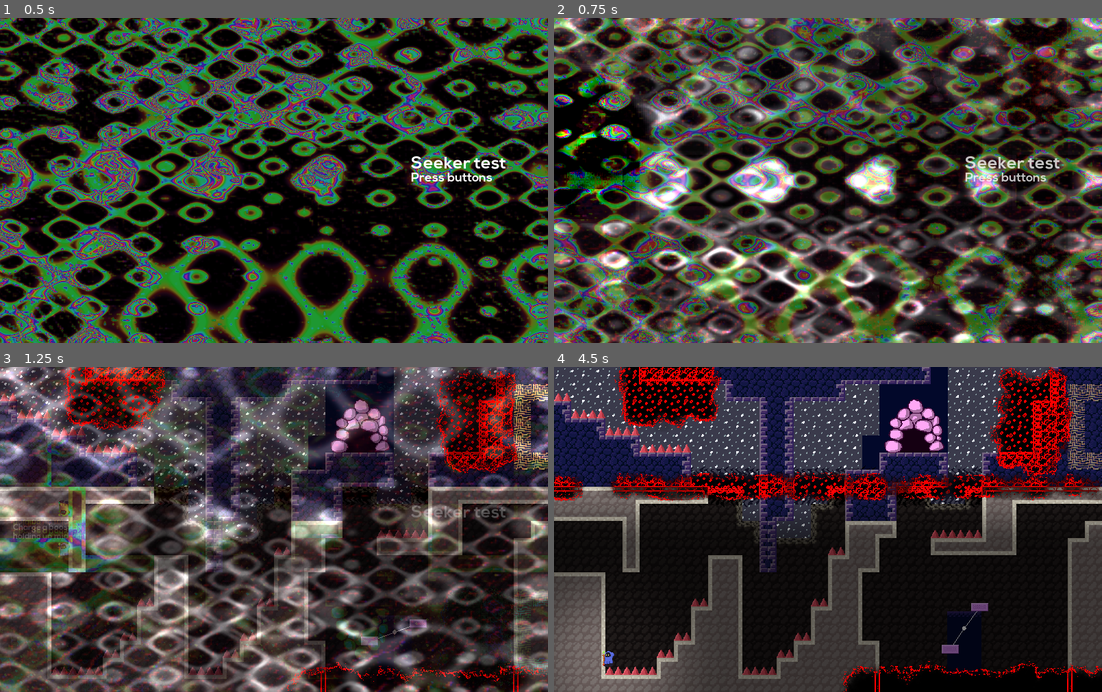
Above: before the commit, frames 1-4 (two rows, left to right).
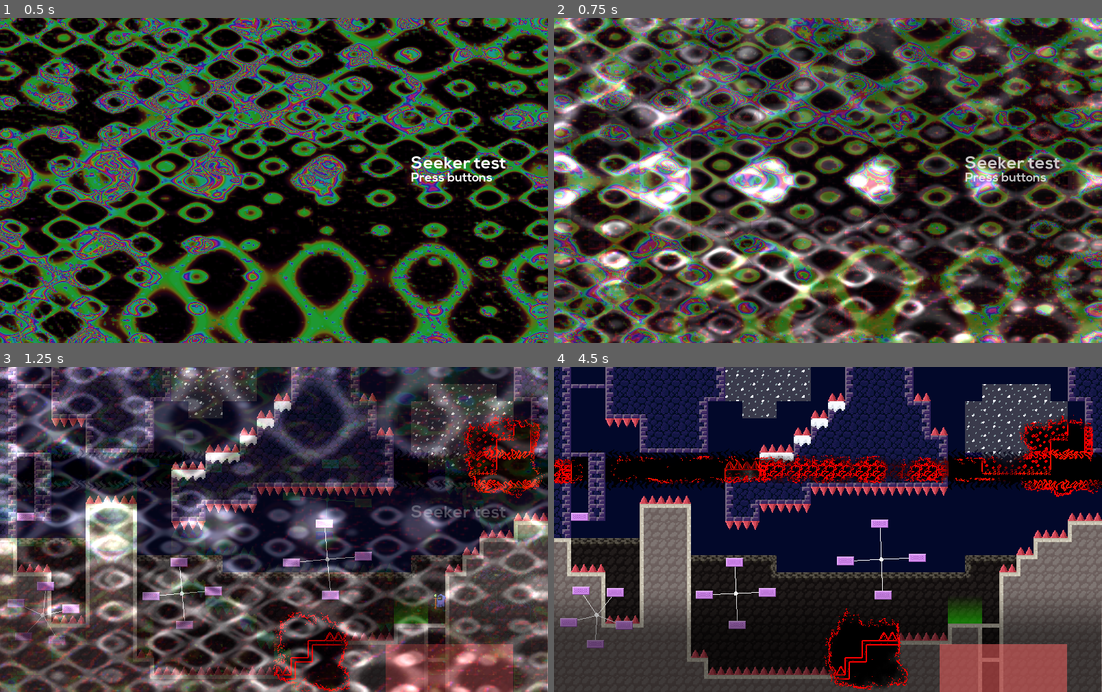
Above: after the commit, the same moments.

Repository: Synthasmagoria/Project-Seeker
Game: Godot game, scene res://ui/menu/menu.tscn
The game is run twice, just before and just after one commit, with the same random seed, the same clock (stepped at 60 frames per second) and the same inputs.
Inputs (mouse positions are in pixels of both pictures, inside the frame that each line leads up to):
- Up to frame 1 (0.5 s): no input
- Up to frame 2 (0.75 s): tap Enter (ui_accept) at 0.5 s; move the mouse to (948, 164) at 0.52 s; hold Right (right) from 0.53 s (still down); tap Z (attack) at 0.6 s
- Up to frame 3 (1.25 s): keep holding Right (right); tap Shift (jump) at 0.77 s
- Up to frame 4 (4.5 s): move the mouse to (718, 545) at 1.27 s; release Right (right) at 1.28 s; hold Down (down) 1.28-2.03 s; tap Ctrl (control) at 1.35 s; tap Shift (jump) at 1.52, 3.02, 3.77 s; move the mouse to (882, 458) at 2.02 s; hold Right (right) 2.03-2.78 s; click (882, 458) at 2.1 s; move the mouse to (800, 594) at 2.77 s; hold Up (up) 2.78-3.53 s; tap Z (attack) at 2.85 s; move the mouse to (992, 578) at 3.52 s; hold Ctrl (control) 3.53-4.28 s; hold Left (left) from 3.53 s (still down); move the mouse to (663, 480) at 4.27 s; click (663, 480) at 4.35 s

Frame 1 is identical in both runs. In frame 2, 27% of the frame differs, in the area x 0-100%, y 0-100%; in frame 3, 63%; in frame 4, 78%.

Commit message:
Added checkpoints

Diff:
--- a/project/levels/underground 2/chase.tscn
+++ b/project/levels/underground 2/chase.tscn
@@ -7,6 +7,7 @@
 [ext_resource path="res://objects/platform/platform.tscn" type="PackedScene" id=5]
 [ext_resource path="res://objects/hiding spot/hiding_spot.tscn" type="PackedScene" id=6]
 [ext_resource path="res://levels/underground 2/music/underground.wav" type="AudioStream" id=7]
+[ext_resource path="res://objects/checkpoint/voluntary_checkpoint.tscn" type="PackedScene" id=8]
 
 [sub_resource type="Curve2D" id=1]
 _data = {
@@ -71,7 +72,7 @@
 position = Vector2( 752, 1736 )
 
 [node name="HidingSpot" parent="Middle" index="5" instance=ExtResource( 6 )]
-position = Vector2( 656, 1680 )
+position = Vector2( 688, 1682 )
 
 [node name="Platform3" parent="Middle" index="6" instance=ExtResource( 5 )]
 position = Vector2( 640, 584 )
@@ -112,6 +113,9 @@
 [node name="CurseSpawner" parent="Foreground/Sprite" index="0"]
 modulate = Color( 0.498039, 1, 0.831373, 0.5 )
 
+[node name="Area2D" parent="Foreground" index="2" instance=ExtResource( 8 )]
+position = Vector2( 608, 1728 )
+
 [node name="PlayerStart" parent="." index="4"]
 position = Vector2( 752, 1800 )
 
--- a/project/levels/underground 2/first_boost.tscn
+++ b/project/levels/underground 2/first_boost.tscn
@@ -11,6 +11,7 @@
 [ext_resource path="res://objects/popup.gd" type="Script" id=9]
 [ext_resource path="res://ui/menu/Nexa Bold.otf" type="DynamicFontData" id=10]
 [ext_resource path="res://reusables/follow_2d.gd" type="Script" id=11]
+[ext_resource path="res://objects/checkpoint/voluntary_checkpoint.tscn" type="PackedScene" id=12]
 
 [sub_resource type="Animation" id=1]
 length = 0.001
@@ -175,4 +176,7 @@
 text = "Charge a boost by
 holding up mid-air"
 
+[node name="Area2D" parent="." index="4" instance=ExtResource( 12 )]
+position = Vector2( 64, 384 )
+
 [editable path="Background/CurseSpawner"]
--- a/project/levels/underground 2/first_curse_encounter.tscn
+++ b/project/levels/underground 2/first_curse_encounter.tscn
@@ -20,6 +20,7 @@
 [ext_resource path="res://objects/popup.gd" type="Script" id=18]
 [ext_resource path="res://ui/menu/Nexa Bold.otf" type="DynamicFontData" id=19]
 [ext_resource path="res://levels/underground 2/misc/darkness_gradient.tres" type="Texture" id=20]
+[ext_resource path="res://objects/checkpoint/voluntary_checkpoint.tscn" type="PackedScene" id=21]
 
 [sub_resource type="RectangleShape2D" id=1]
 extents = Vector2( 381, 10 )
@@ -197,4 +198,7 @@
 by pressing up by the
 pink rocks"
 
+[node name="Area2D" parent="Foreground" index="7" instance=ExtResource( 21 )]
+position = Vector2( 832, 512 )
+
 [editable path="Middle/NodeWheelState2"]
--- a/project/levels/underground 2/forced_stomp.tscn
+++ b/project/levels/underground 2/forced_stomp.tscn
@@ -10,6 +10,7 @@
 [ext_resource path="res://reusables/follow_2d.gd" type="Script" id=8]
 [ext_resource path="res://reusables/flashlight.png" type="Texture" id=9]
 [ext_resource path="res://levels/underground 2/music/underground.wav" type="AudioStream" id=10]
+[ext_resource path="res://objects/checkpoint/voluntary_checkpoint.tscn" type="PackedScene" id=11]
 
 [sub_resource type="RectangleShape2D" id=6]
 
@@ -20,7 +21,6 @@
 [node name="Solids" parent="." index="0"]
 position = Vector2( -1, 0 )
 tile_data = PoolIntArray( -65514, 0, 0, 0, 0, 0, 1, 0, 0, 2, 0, 0, 3, 0, 0, 4, 0, 0, 5, 0, 0, 6, 0, 0, 7, 0, 0, 8, 0, 0 …(7920 unchanged characters)…
-visibility_on_ready = true
 
 [node name="MountainRock" parent="Background" index="0"]
 tile_data = PoolIntArray( -65513, 1, 0, -65512, 1, 0, -65511, 1, 0, 23, 1, 0, 24, 1, 0, 25, 1, 0, 65539, 1, 0, 65559, 1 …(9934 unchanged characters)…
@@ -28,8 +28,11 @@
 [node name="Rock" parent="Background" index="1"]
 tile_data = PoolIntArray( 1966079, 0, 0, 1900544, 0, 1, 1900545, 0, 1, 1900546, 0, 1, 1900547, 0, 1, 1900548, 0, 1, 190 …(5676 unchanged characters)…
 
+[node name="CurseSpawner" parent="Background" index="3"]
+position = Vector2( 512, 800 )
+
 [node name="PlayerStart" parent="Middle" index="0"]
-position = Vector2( 320, 480 )
+position = Vector2( 808, 1056 )
 
 [node name="MountainRock" parent="Middle" index="1"]
 tile_data = PoolIntArray( -1, 0, 1, -65536, 0, 2, -65535, 0, 2, -65534, 0, 2, -65533, 0, 2, -65532, 0, 2, -65531, 0, 2, …(7569 unchanged characters)…
@@ -43,13 +46,7 @@
 [node name="Spikes" parent="Middle" index="4"]
 tile_data = PoolIntArray( 1114146, 0, 0, 1114147, 0, 0, 1114148, 0, 0, 1114149, 0, 0, 1114150, 0, 0, 1114151, 0, 0, 111 …(1677 unchanged characters)…
 
-[node name="CurseSpawner" parent="Middle" index="5"]
-position = Vector2( 512, 832 )
-
-[node name="CurseSpawner" parent="Middle/CurseSpawner" index="0"]
-modulate = Color( 0.498039, 1, 0.831373, 0.5 )
-
-[node name="NodeWheelState" parent="Middle" index="6" instance=ExtResource( 2 )]
+[node name="NodeWheelState" parent="Middle" index="5" instance=ExtResource( 2 )]
 position = Vector2( 80, 1072 )
 angular_velocity = -300.0
 automatic_distance = 54.164
@@ -73,7 +70,7 @@
 [node name="Platform5" parent="Middle/NodeWheelState" index="5" instance=ExtResource( 3 )]
 position = Vector2( -51.513, -16.7376 )
 
-[node name="NodeWheelState2" parent="Middle" index="7" instance=ExtResource( 2 )]
+[node name="NodeWheelState2" parent="Middle" index="6" instance=ExtResource( 2 )]
 position = Vector2( 612, 968 )
 angular_velocity = 250.0
 first_state = "Spin"
@@ -90,7 +87,7 @@
 [node name="Platform4" parent="Middle/NodeWheelState2" index="4" instance=ExtResource( 3 )]
 position = Vector2( -67.184, 1.01445e-05 )
 
-[node name="NodeWheelState3" parent="Middle" index="8" instance=ExtResource( 2 )]
+[node name="NodeWheelState3" parent="Middle" index="7" instance=ExtResource( 2 )]
 position = Vector2( 340, 1032 )
 angular_velocity = 250.0
 automatic_distance = 58.504
@@ -108,7 +105,7 @@
 [node name="Platform4" parent="Middle/NodeWheelState3" index="4" instance=ExtResource( 3 )]
 position = Vector2( -58.504, 8.83386e-06 )
 
-[node name="NodeWheelState4" parent="Middle" index="9" instance=ExtResource( 2 )]
+[node name="NodeWheelState4" parent="Middle" index="8" instance=ExtResource( 2 )]
 position = Vector2( 440, 376 )
 angular_velocity = -250.0
 automatic_distance = 58.504
@@ -126,49 +123,51 @@
 [node name="Platform4" parent="Middle/NodeWheelState4" index="4" instance=ExtResource( 3 )]
 position = Vector2( -58.504, 8.83386e-06 )
 
-[node name="Platform3" parent="Middle" index="10" instance=ExtResource( 3 )]
+[node name="Platform3" parent="Middle" index="9" instance=ExtResource( 3 )]
 position = Vector2( 816, 1224 )
 script = ExtResource( 4 )
 
-[node name="Platform6" parent="Middle" index="11" instance=ExtResource( 3 )]
+[node name="Platform6" parent="Middle" index="10" instance=ExtResource( 3 )]
 position = Vector2( 48, 888 )
 
-[node name="Platform4" parent="Middle" index="12" instance=ExtResource( 3 )]
+[node name="Platform4" parent="Middle" index="11" instance=ExtResource( 3 )]
 position = Vector2( 816, 1096 )
 script = ExtResource( 4 )
 
-[node name="Platform5" parent="Middle" index="13" instance=ExtResource( 3 )]
+[node name="Platform5" parent="Middle" index="12" instance=ExtResource( 3 )]
 position = Vector2( 816, 1160 )
 script = ExtResource( 4 )
 
-[node name="Platform2" parent="Middle" index="14" instance=ExtResource( 3 )]
+[node name="Platform2" parent="Middle" index="13" instance=ExtResource( 3 )]
 position = Vector2( 64, 648 )
 scale = Vector2( 2, 1 )
 script = ExtResource( 4 )
 
-[node name="Platform7" parent="Middle" index="15" instance=ExtResource( 3 )]
+[node name="Platform7" parent="Middle" index="14" instance=ExtResource( 3 )]
 position = Vector2( 48, 776 )
 script = ExtResource( 4 )
 
-[node name="Platform8" parent="Middle" index="16" instance=ExtResource( 3 )]
+[node name="Platform8" parent="Middle" index="15" instance=ExtResource( 3 )]
 position = Vector2( 752, 152 )
 
-[node name="Platform9" parent="Middle" index="17" instance=ExtResource( 3 )]
+[node name="Platform9" parent="Middle" index="16" instance=ExtResource( 3 )]
 position = Vector2( 752, 40 )
 script = ExtResource( 4 )
 
-[node name="WarpUp" type="Area2D" parent="Middle" index="18"]
+[node name="WarpUp" type="Area2D" parent="Middle" index="17"]
 position = Vector2( 752, -16 )
 collision_layer = 0
 collision_mask = 2
 monitorable = false
 script = ExtResource( 6 )
-level_scene_path = "res://levels/underground 2/stomp.tscn"
+level_scene_path = "res://levels/underground 2/chase.tscn"
+displace_using_level_bounds = false
+displacement = Vector2( 0, 1824 )
 
 [node name="CollisionShape2D" type="CollisionShape2D" parent="Middle/WarpUp" index="0"]
 shape = SubResource( 6 )
 
-[node name="WarpDown" type="Area2D" parent="Middle" index="19"]
+[node name="WarpDown" type="Area2D" parent="Middle" index="18"]
 position = Vector2( 816, 1232 )
 collision_layer = 0
 collision_mask = 2
@@ -179,52 +178,59 @@
 [node name="CollisionShape2D" type="CollisionShape2D" parent="Middle/WarpDown" index="0"]
 shape = SubResource( 6 )
 
-[node name="HidingSpot" parent="Middle" index="20" instance=ExtResource( 7 )]
+[node name="HidingSpot" parent="Middle" index="19" instance=ExtResource( 7 )]
 position = Vector2( 280, 464 )
 
-[node name="HidingSpot2" parent="Middle" index="21" instance=ExtResource( 7 )]
+[node name="HidingSpot2" parent="Middle" index="20" instance=ExtResource( 7 )]
 position = Vector2( 928, 344 )
 
-[node name="PlayerLight" type="Light2D" parent="Foreground" index="1"]
+[node name="Dim" parent="Foreground" index="0"]
+position = Vector2( -1, 784 )
+
+[node name="Node2D" type="Node2D" parent="Foreground" index="1"]
+
+[node name="PlayerLight" type="Light2D" parent="Foreground/Node2D" index="0"]
 visible = false
-position = Vector2( -240, -176 )
 scale = Vector2( 4, 4 )
 z_index = 3
+enabled = false
 texture = ExtResource( 9 )
 energy = 0.0
 script = ExtResource( 8 )
 on_ready = true
 follow_group = "player"
 
-[node name="VisibleOnReady" type="Node2D" parent="Foreground" index="2"]
-position = Vector2( 0, 720 )
+[node name="CurseArea3" parent="Foreground" index="2" instance=ExtResource( 5 )]
+modulate = Color( 0.498039, 1, 0.831373, 0.5 )
+position = Vector2( 584, 1144 )
+extents = Vector2( 48, 48 )
+
+[node name="CurseArea4" parent="Foreground" index="3" instance=ExtResource( 5 )]
+modulate = Color( 0.498039, 1, 0.831373, 0.5 )
+position = Vector2( 944, 776 )
+extents = Vector2( 48, 48 )
+
+[node name="CurseArea5" parent="Foreground" index="4" instance=ExtResource( 5 )]
+modulate = Color( 0.498039, 1, 0.831373, 0.5 )
+position = Vector2( 984, 24 )
+extents = Vector2( 48, 64 )
+
+[node name="FollowPlayer" parent="Foreground" index="5"]
 script = ExtResource( 8 )
 on_ready = true
-follow_group = "camera"
-
-[node name="PlayerLight" type="Light2D" parent="Foreground/VisibleOnReady" index="0"]
-position = Vector2( -240, -176 )
-scale = Vector2( 4, 4 )
-z_index = 3
-texture = ExtResource( 9 )
-script = ExtResource( 8 )
-on_ready = true
+offset = Vector2( 0, 0 )
 follow_group = "player"
 
-[node name="CurseArea3" parent="Foreground" index="3" instance=ExtResource( 5 )]
-position = Vector2( 584, 1144 )
-extents = Vector2( 48, 48 )
-
-[node name="CurseArea4" parent="Foreground" index="4" instance=ExtResource( 5 )]
-position = Vector2( 944, 776 )
-extents = Vector2( 48, 48 )
-
-[node name="CurseArea5" parent="Foreground" index="5" instance=ExtResource( 5 )]
-position = Vector2( 984, 24 )
-extents = Vector2( 48, 64 )
-
-[node name="LightChecker" parent="Foreground" index="7"]
-position = Vector2( 536, 632 )
-
-[editable path="Middle/CurseSpawner"]
+[node name="LightChecker" parent="Foreground" index="6"]
+visible = true
+position = Vector2( 840, 1304 )
+scale = Vector2( 7.44, 11.12 )
+
+[node name="Area2D" parent="Foreground" index="9" instance=ExtResource( 11 )]
+position = Vector2( 192, 544 )
+
+[node name="Area2D2" parent="Foreground" index="10" instance=ExtResource( 11 )]
+position = Vector2( 768, 1088 )
+
+[editable path="Background/CurseSpawner"]
 [editable path="Middle/NodeWheelState"]
--- a/project/levels/underground 2/long_boost.tscn
+++ b/project/levels/underground 2/long_boost.tscn
@@ -9,6 +9,7 @@
 [ext_resource path="res://objects/node wheel/path follow/node_wheel_path_follow.tscn" type="PackedScene" id=7]
 [ext_resource path="res://objects/curse/area.tscn" type="PackedScene" id=8]
 [ext_resource path="res://levels/underground 2/music/underground.wav" type="AudioStream" id=9]
+[ext_resource path="res://objects/checkpoint/voluntary_checkpoint.tscn" type="PackedScene" id=10]
 
 [sub_resource type="RectangleShape2D" id=1]
 extents = Vector2( 10, 161 )
@@ -18,6 +19,15 @@
 "points": PoolVector2Array( 0, 0, 0, 0, 728, 184, 0, 0, 0, 0, 728, 168 )
 }
 
+[sub_resource type="Gradient" id=3]
+offsets = PoolRealArray( 0, 0.217742, 0.270161, 1 )
+colors = PoolColorArray( 0, 0, 0, 0, 0, 0, 0, 0.635294, 0, 0, 0, 1, 0, 0, 0, 1 )
+
+[sub_resource type="GradientTexture2D" id=4]
+gradient = SubResource( 3 )
+width = 32
+fill_to = Vector2( 0, 1 )
+
 [node name="Level" instance=ExtResource( 1 )]
 music = ExtResource( 9 )
 size = Vector2( 1024, 1216 )
@@ -40,10 +50,7 @@
 [node name="Spikes" parent="Middle" index="4"]
 tile_data = PoolIntArray( 131118, 2, 0, 131119, 2, 0, 262186, 2, 0, 262187, 2, 0, 262188, 2, 0, 262189, 2, 0, 327736, 0 …(1641 unchanged characters)…
 
-[node name="CurseSpawner" parent="Middle/CurseSpawner" index="0"]
-modulate = Color( 0.498039, 1, 0.831373, 0.5 )
-
-[node name="WarpLeft" type="Area2D" parent="Middle" index="6"]
+[node name="WarpLeft" type="Area2D" parent="Middle" index="5"]
 position = Vector2( -16, 328 )
 collision_layer = 0
 collision_mask = 2
@@ -54,7 +61,7 @@
 [node name="CollisionShape2D" type="CollisionShape2D" parent="Middle/WarpLeft" index="0"]
 shape = SubResource( 1 )
 
-[node name="WarpRight" type="Area2D" parent="Middle" index="7"]
+[node name="WarpRight" type="Area2D" parent="Middle" index="6"]
 position = Vector2( 1040, 1040 )
 collision_layer = 0
 collision_mask = 2
@@ -66,7 +73,7 @@
 [node name="CollisionShape2D" type="CollisionShape2D" parent="Middle/WarpRight" index="0"]
 shape = SubResource( 1 )
 
-[node name="NodeWheelState" parent="Middle" index="8" instance=ExtResource( 4 )]
+[node name="NodeWheelState" parent="Middle" index="7" instance=ExtResource( 4 )]
 position = Vector2( 160, 432 )
 angular_velocity = -100.0
 automatic_distance = 55.791
@@ -84,7 +91,7 @@
 [node name="Platform4" parent="Middle/NodeWheelState" index="4" instance=ExtResource( 5 )]
 position = Vector2( -55.791, 8.42421e-06 )
 
-[node name="NodeWheelState3" parent="Middle" index="9" instance=ExtResource( 4 )]
+[node name="NodeWheelState3" parent="Middle" index="8" instance=ExtResource( 4 )]
 position = Vector2( 232, 704 )
 angular_velocity = -150.0
 automatic_distance = 55.791
@@ -102,7 +109,7 @@
 [node name="Platform4" parent="Middle/NodeWheelState3" index="4" instance=ExtResource( 5 )]
 position = Vector2( -55.791, 8.42421e-06 )
 
-[node name="NodeWheelState2" parent="Middle" index="10" instance=ExtResource( 4 )]
+[node name="NodeWheelState2" parent="Middle" index="9" instance=ExtResource( 4 )]
 position = Vector2( 440, 840 )
 angular_velocity = -400.0
 automatic_distance = 55.791
@@ -120,7 +127,7 @@
 [node name="Platform4" parent="Middle/NodeWheelState2" index="4" instance=ExtResource( 5 )]
 position = Vector2( -55.791, 8.42421e-06 )
 
-[node name="NodeWheelState4" parent="Middle" index="11" instance=ExtResource( 4 )]
+[node name="NodeWheelState4" parent="Middle" index="10" instance=ExtResource( 4 )]
 position = Vector2( 496, 416 )
 angular_velocity = -300.0
 automatic_distance = 55.791
@@ -138,7 +145,7 @@
 [node name="Platform4" parent="Middle/NodeWheelState4" index="4" instance=ExtResource( 5 )]
 position = Vector2( -55.791, 8.42421e-06 )
 
-[node name="NodeWheelPath2D" type="Path2D" parent="Middle" index="12"]
+[node name="NodeWheelPath2D" type="Path2D" parent="Middle" index="11"]
 position = Vector2( -32, -16 )
 curve = SubResource( 2 )
 script = ExtResource( 6 )
@@ -169,9 +176,13 @@
 [node name="Platform4" parent="Middle/NodeWheelPath2D/NodeWheelState4" index="4" instance=ExtResource( 5 )]
 position = Vector2( -2.08624, -55.752 )
 
-[node name="CurseArea" parent="Middle" index="13" instance=ExtResource( 8 )]
+[node name="CurseArea" parent="Middle" index="12" instance=ExtResource( 8 )]
+modulate = Color( 0.498039, 1, 0.831373, 0.5 )
 position = Vector2( 664, 1040 )
 extents = Vector2( 128, 32 )
+
+[node name="Dim" parent="Foreground" index="0"]
+texture = SubResource( 4 )
 
 [node name="LightChecker" parent="Foreground" index="2"]
 position = Vector2( 544, 775.04 )
@@ -180,9 +191,12 @@
 [node name="FollowCamera2D" parent="Foreground" index="3"]
 current = false
 
+[node name="Area2D" parent="Foreground" index="5" instance=ExtResource( 10 )]
+position = Vector2( 96, 288 )
+
 [node name="FollowCamera2D" type="Camera2D" parent="." index="4"]
 current = true
 script = ExtResource( 3 )
 
-[editable path="Middle/CurseSpawner"]
+[editable path="Background/CurseSpawner"]
 [editable path="Middle/NodeWheelPath2D/NodeWheelState4"]
--- a/project/levels/underground 2/part_3_start.tscn
+++ b/project/levels/underground 2/part_3_start.tscn
@@ -9,6 +9,9 @@
 [ext_resource path="res://objects/curse/area.tscn" type="PackedScene" id=7]
 [ext_resource path="res://objects/warp.gd" type="Script" id=8]
 [ext_resource path="res://levels/underground 2/music/underground.wav" type="AudioStream" id=9]
+[ext_resource path="res://objects/checkpoint/voluntary_checkpoint.tscn" type="PackedScene" id=10]
+[ext_resource path="res://objects/popup.gd" type="Script" id=11]
+[ext_resource path="res://ui/menu/Nexa Bold.otf" type="DynamicFontData" id=12]
 
 [sub_resource type="RectangleShape2D" id=5]
 extents = Vector2( 437, 10 )
@@ -78,6 +81,12 @@
 "values": [ Vector2( 1, 1 ), Vector2( 1, 4 ) ]
 }
 
+[sub_resource type="RectangleShape2D" id=6]
+extents = Vector2( 37, 10 )
+
+[sub_resource type="DynamicFont" id=7]
+font_data = ExtResource( 12 )
+
 [node name="Level" instance=ExtResource( 1 )]
 music = ExtResource( 9 )
 
@@ -155,14 +164,17 @@
 shape = SubResource( 5 )
 
 [node name="CurseArea" parent="Middle" index="10" instance=ExtResource( 7 )]
+modulate = Color( 0.498039, 1, 0.831373, 0.5 )
 position = Vector2( 200, 296 )
 extents = Vector2( 64, 80 )
 
 [node name="CurseArea2" parent="Middle" index="11" instance=ExtResource( 7 )]
+modulate = Color( 0.498039, 1, 0.831373, 0.5 )
 position = Vector2( 88, 128 )
 extents = Vector2( 100, 40 )
 
 [node name="CurseArea3" parent="Middle" index="12" instance=ExtResource( 7 )]
+modulate = Color( 0.498039, 1, 0.831373, 0.5 )
 position = Vector2( 1024, 280 )
 extents = Vector2( 100, 40 )
 
@@ -177,3 +189,24 @@
 autoplay = "pulse"
 anims/RESET = SubResource( 3 )
 anims/pulse = SubResource( 4 )
+
+[node name="Area2D" parent="Foreground" index="5" instance=ExtResource( 10 )]
+position = Vector2( 512, 352 )
+
+[node name="Popup2D" type="Area2D" parent="Foreground/Area2D" index="2"]
+collision_layer = 0
+collision_mask = 2
+monitorable = false
+script = ExtResource( 11 )
+
+[node name="CollisionShape2D" type="CollisionShape2D" parent="Foreground/Area2D/Popup2D" index="0"]
+shape = SubResource( 6 )
+
+[node name="RichTextLabel" type="RichTextLabel" parent="Foreground/Area2D/Popup2D" index="1"]
+margin_left = -32.0
+margin_top = -74.0
+margin_right = 120.0
+margin_bottom = 7.0
+custom_fonts/normal_font = SubResource( 7 )
+text = "Press up
+to save"
--- a/project/levels/underground 2/platform_momentum.tscn
+++ b/project/levels/underground 2/platform_momentum.tscn
@@ -7,6 +7,7 @@
 [ext_resource path="res://objects/curse/area.tscn" type="PackedScene" id=5]
 [ext_resource path="res://objects/warp.gd" type="Script" id=6]
 [ext_resource path="res://levels/underground 2/music/underground.wav" type="AudioStream" id=7]
+[ext_resource path="res://objects/checkpoint/voluntary_checkpoint.tscn" type="PackedScene" id=8]
 
 [sub_resource type="RectangleShape2D" id=1]
 extents = Vector2( 323.25, 10 )
@@ -148,3 +149,6 @@
 
 [node name="CollisionShape2D" type="CollisionShape2D" parent="Middle/WarpUp" index="0"]
 shape = SubResource( 1 )
+
+[node name="Area2D" parent="Foreground" index="4" instance=ExtResource( 8 )]
+position = Vector2( 448, 544 )
--- a/project/levels/underground 2/stomp.tscn
+++ b/project/levels/underground 2/stomp.tscn
@@ -11,6 +11,7 @@
 [ext_resource path="res://objects/warp.gd" type="Script" id=9]
 [ext_resource path="res://reusables/visibility_on_ready.gd" type="Script" id=10]
 [ext_resource path="res://levels/underground 2/music/underground.wav" type="AudioStream" id=11]
+[ext_resource path="res://objects/checkpoint/voluntary_checkpoint.tscn" type="PackedScene" id=12]
 
 [sub_resource type="Curve2D" id=1]
 _data = {
@@ -181,7 +182,8 @@
 collision_mask = 2
 monitorable = false
 script = ExtResource( 9 )
-level_scene_path = "res://levels/underground 2/long_boost.tscn"
+level_scene_path = "res://levels/underground 2/forced_stomp.tscn"
+displacement = Vector2( 0, 608 )
 
 [node name="CollisionShape2D" type="CollisionShape2D" parent="Middle/WarpUp" index="0"]
 shape = SubResource( 6 )
@@ -190,13 +192,14 @@
 position = Vector2( 816, 72 )
 script = ExtResource( 10 )
 
+[node name="Area2D" parent="Middle" index="12" instance=ExtResource( 12 )]
+position = Vector2( 416, 512 )
+
 [node name="CurseArea" parent="Foreground" index="3" instance=ExtResource( 2 )]
-modulate = Color( 0.498039, 1, 0.831373, 0.5 )
 position = Vector2( 208, 608 )
 extents = Vector2( 92, 32 )
 
 [node name="CurseArea2" parent="Foreground" index="4" instance=ExtResource( 2 )]
-modulate = Color( 0.498039, 1, 0.831373, 0.5 )
 position = Vector2( 816, 560 )
 extents = Vector2( 128, 40 )
 
--- /dev/null
+++ b/project/objects/checkpoint/voluntary_checkpoint.gd
@@ -0,0 +1,5 @@
+extends Area2D
+
+func _process(delta: float) -> void:
+	if Game.player && overlaps_body(Game.player) && Game.player.state_machine.get_current_state().name == "Grounded" && Input.is_action_just_pressed("up"):
+		Save.collect_save_write()
--- /dev/null
+++ b/project/objects/checkpoint/voluntary_checkpoint.tscn
@@ -0,0 +1,31 @@
+[gd_scene load_steps=5 format=2]
+
+[ext_resource path="res://objects/checkpoint/voluntary_checkpoint.gd" type="Script" id=1]
+
+[sub_resource type="Gradient" id=1]
+colors = PoolColorArray( 0.335938, 1, 0, 0, 0.125, 1, 0, 1 )
+
+[sub_resource type="GradientTexture2D" id=2]
+flags = 3
+gradient = SubResource( 1 )
+height = 8
+fill_to = Vector2( 0, 1 )
+
+[sub_resource type="RectangleShape2D" id=3]
+extents = Vector2( 32, 4 )
+
+[node name="Area2D" type="Area2D"]
+collision_layer = 0
+collision_mask = 2
+monitorable = false
+script = ExtResource( 1 )
+
+[node name="Sprite" type="Sprite" parent="."]
+modulate = Color( 1, 1, 1, 0.435294 )
+scale = Vector2( 1, 7 )
+texture = SubResource( 2 )
+offset = Vector2( 0, -4 )
+
+[node name="CollisionShape2D" type="CollisionShape2D" parent="."]
+position = Vector2( 0, -4 )
+shape = SubResource( 3 )
Not shown: 1 places in project/levels/underground 2/chase.tscn that only renumber resources
Not shown: 1 places in project/levels/underground 2/first_boost.tscn that only renumber resources
Not shown: 1 places in project/levels/underground 2/first_curse_encounter.tscn that only renumber resources
Not shown: 1 places in project/levels/underground 2/forced_stomp.tscn that only renumber resources
Not shown: 1 places in project/levels/underground 2/long_boost.tscn that only renumber resources
Not shown, changed: project/levels/underground 2/music/overground.wav.import
Not shown, changed: project/levels/underground 2/music/underground.wav.import
Not shown: 1 places in project/levels/underground 2/part_3_start.tscn that only renumber resources
Not shown: 1 places in project/levels/underground 2/platform_momentum.tscn that only renumber resources
Not shown: 1 places in project/levels/underground 2/stomp.tscn that only renumber resources
Not shown, changed: project/save.dat
